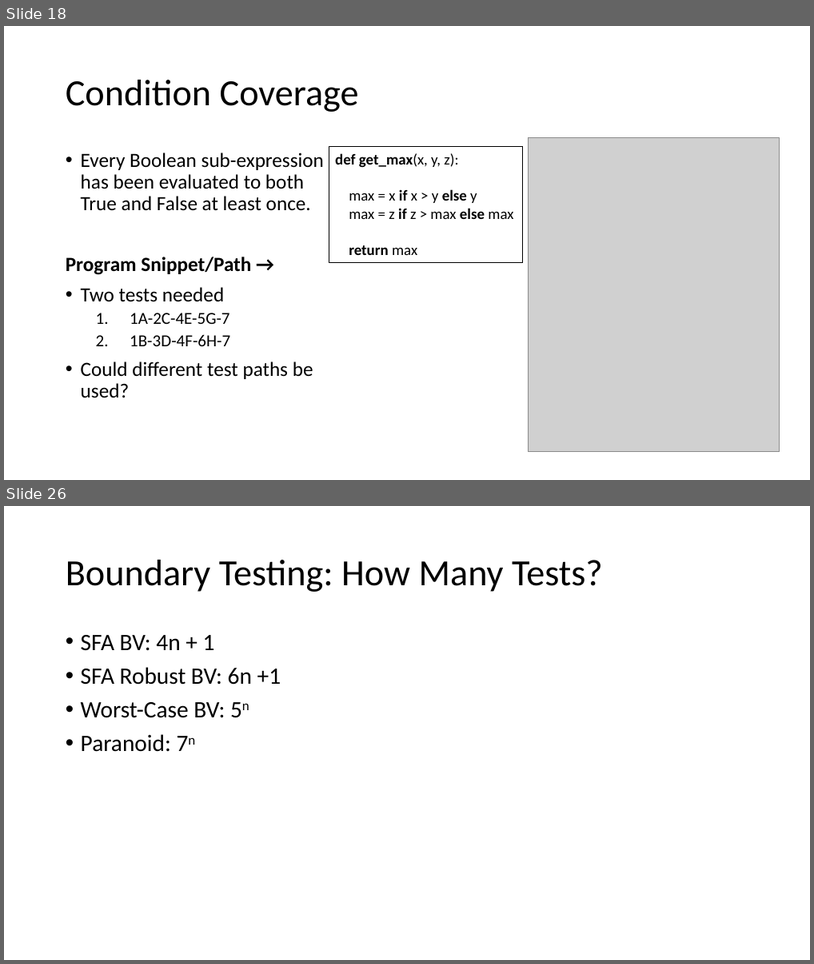
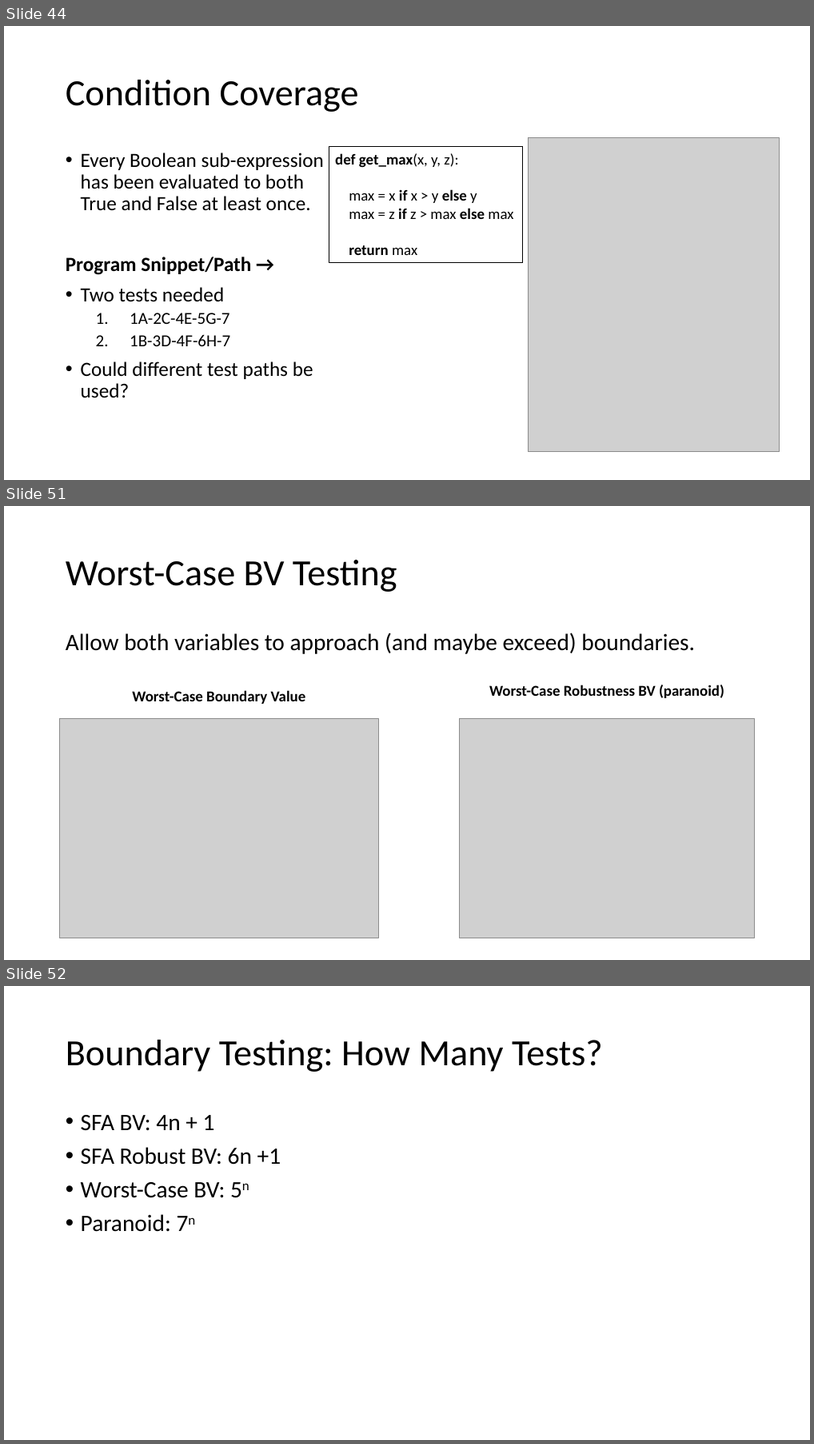
Before and after one commit to donaldsawyer/phdata-tdd-r, a slide deck: tdd_test_r.pptx. Shown one above the other, each under a label of ours: slides 18 and 26 before the commit, slides 44, 51 and 52 after it; the slides between them are not shown. The pictures are 814x964 and 814x1444 pixels, drawn with LibreOffice and Linux fonts; fonts in the diff are those of the drawing; grey boxes stand for pictures. Boxes give left, top, right and bottom in pixels: in the first picture for what was removed or moved away, otherwise in the second. Text is boxed around its words. In the diff, an @@ line names an element or a change of style, - is before the commit and + after.

```diff
--- a/tdd_test_r.pptx
+++ b/tdd_test_r.pptx
@@ slide 51 added at [4, 506, 810, 960], background #FFFFFF @@
@@ title added at [66, 560, 398, 592], 44 pt, text #000000 @@
+Worst-Case BV Testing
@@ text added at [66, 632, 695, 654], 28 pt, text #000000 @@
+Allow both variables to approach (and maybe exceed) boundaries.
@@ text added at [132, 690, 306, 704], 18 pt, text #000000, bold @@
+Worst-Case Boundary Value
@@ text added at [490, 684, 725, 698], 18 pt, text #000000, bold @@
+Worst-Case Robustness BV (paranoid)
@@ picture added at [60, 718, 379, 937] @@
@@ picture added at [460, 718, 755, 937] @@
@@ what was slide 18 is now slide 44 @@
@@ what was slide 26 is now slide 52 @@
```
Also in this commit, not shown: 21 other slides added.
